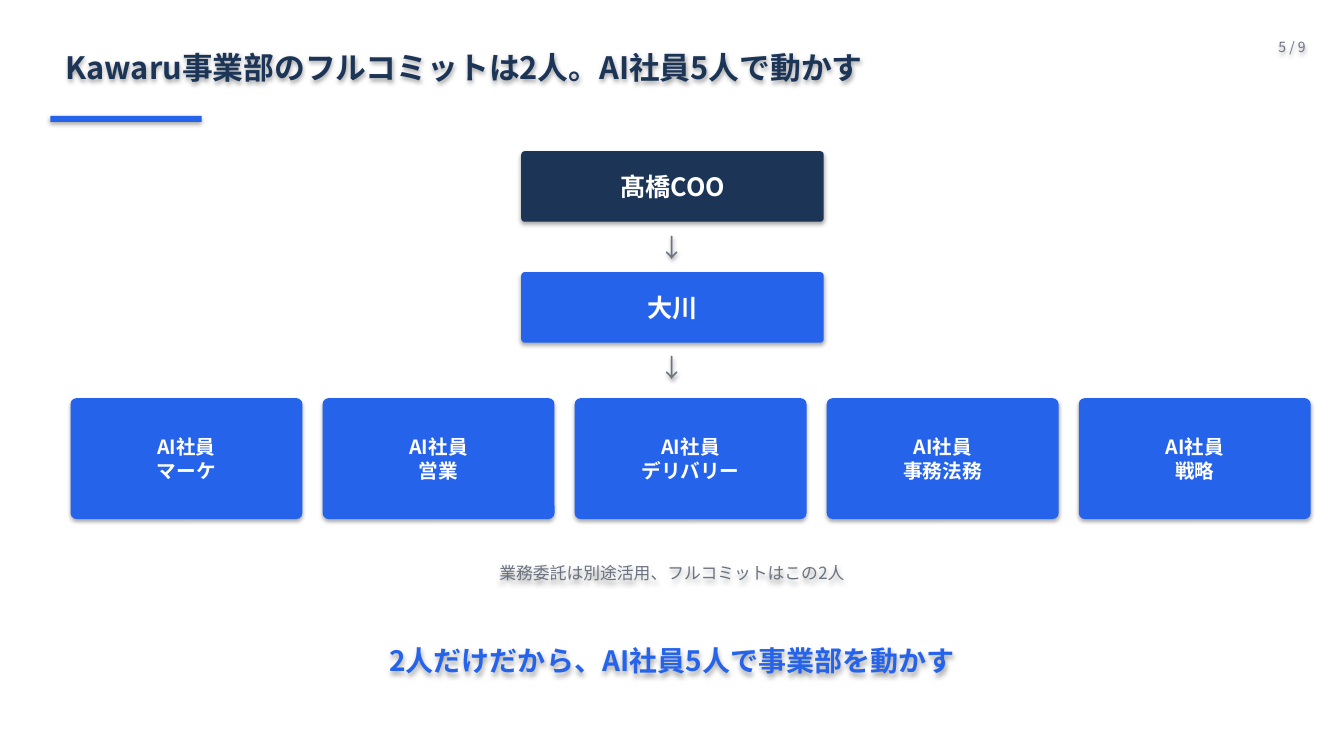
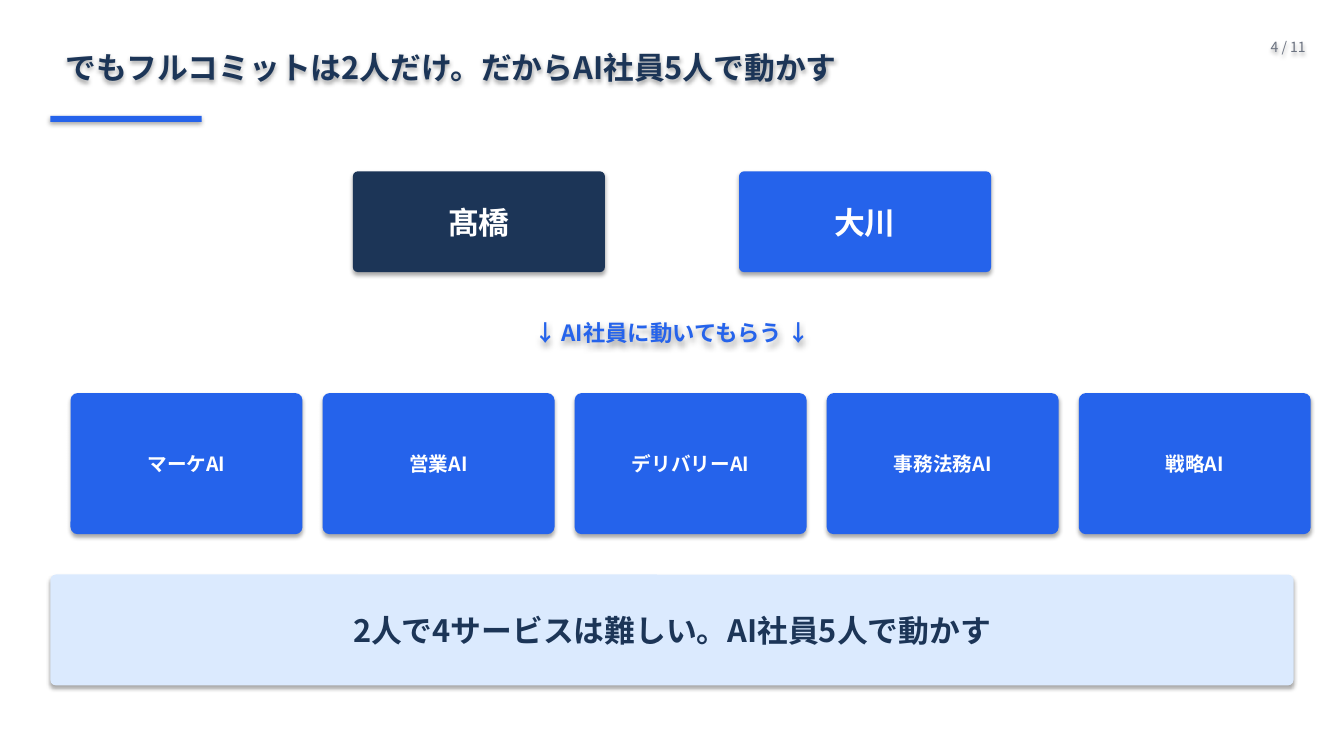
Before and after one commit to Ryunosuke-Okawa/Ryunosuke-n1, a slide deck: slide 4 of strategy/AI社員5人_発表_20260426.pptx (slide 5 before the commit). Drawn at 1344x756 pixels with LibreOffice and Linux fonts; fonts in the diff are those of the drawing. Boxes give left, top, right and bottom in pixels: in the first picture for what was removed or moved away, otherwise in the second. Text is boxed around its words. In the diff, an @@ line names an element or a change of style, - is before the commit and + after.

```diff
--- a/strategy/AI社員5人_発表_20260426.pptx
+++ b/strategy/AI社員5人_発表_20260426.pptx
@@ text at bbox=[65, 53, 836, 83]: text changed @@
-Kawaru事業部のフルコミットは2人。AI社員5人で動かす
+でもフルコミットは2人だけ。だからAI社員5人で動かす
@@ text at bbox=[1271, 42, 1306, 52]: text changed @@
-5 / 9
+4 / 11
@@ rounded rectangle "髙橋": place and size @@
-rounded rectangle "髙橋" at bbox=[521, 151, 824, 222]
+rounded rectangle "髙橋" at bbox=[353, 171, 605, 272]
@@ rounded rectangle "大川": place and size @@
-rounded rectangle "大川" at bbox=[521, 272, 824, 343]
+rounded rectangle "大川" at bbox=[739, 171, 991, 272]
@@ rounded rectangle "大川" at bbox=[739, 171, 991, 272]: size 18 to 22 pt @@
@@ text in rounded rectangle at bbox=[448, 207, 510, 237]: text changed; size 18 to 22 pt @@
-髙橋COO
+髙橋
@@ text removed at bbox=[622, 227, 723, 267] @@
-↓
@@ text added at bbox=[561, 322, 782, 343], 16 pt, text #2563EB, bold @@
+↓ AI社員に動いてもらう ↓
@@ text removed at bbox=[622, 348, 723, 388] @@
-↓
@@ rounded rectangle "マーケAI": place and size @@
-rounded rectangle "マーケAI" at bbox=[71, 398, 302, 519]
+rounded rectangle "マーケAI" at bbox=[71, 393, 302, 534]
@@ rounded rectangle "営業AI": place and size @@
-rounded rectangle "営業AI" at bbox=[323, 398, 555, 519]
+rounded rectangle "営業AI" at bbox=[323, 393, 555, 534]
@@ rounded rectangle "デリバリーAI": place and size @@
-rounded rectangle "デリバリーAI" at bbox=[575, 398, 807, 519]
+rounded rectangle "デリバリーAI" at bbox=[575, 393, 807, 534]
@@ rounded rectangle "事務法務AI": place and size @@
-rounded rectangle "事務法務AI" at bbox=[827, 398, 1059, 519]
+rounded rectangle "事務法務AI" at bbox=[827, 393, 1059, 534]
@@ rounded rectangle "戦略AI": place and size @@
-rounded rectangle "戦略AI" at bbox=[1079, 398, 1311, 519]
+rounded rectangle "戦略AI" at bbox=[1079, 393, 1311, 534]
@@ text in rounded rectangle at bbox=[147, 455, 225, 472]: text changed @@
-AI社員
-マーケ
+マーケAI
@@ text in rounded rectangle at bbox=[409, 454, 467, 473]: text changed @@
-AI社員
-営業
+営業AI
@@ text in rounded rectangle at bbox=[632, 454, 749, 473]: text changed @@
-AI社員
-デリバリー
+デリバリーAI
@@ text in rounded rectangle at bbox=[894, 454, 992, 473]: text changed @@
-AI社員
-事務法務
+事務法務AI
@@ text in rounded rectangle at bbox=[1166, 454, 1224, 473]: text changed @@
-AI社員
-戦略
+戦略AI
@@ text removed at bbox=[499, 565, 844, 581] @@
-業務委託は別途活用、フルコミットはこの2人
@@ rounded rectangle added at bbox=[50, 575, 1294, 686], fill #DBEAFE, 22 pt, text #1C3557, bold @@
+2人で4サービスは難しい。AI社員5人で動かす
@@ text removed at bbox=[389, 647, 954, 675] @@
-2人だけだから、AI社員5人で事業部を動かす
```
Also in this commit, not shown: 6 other slides changed, 4 slides added, 2 slides removed, 2 other files.
